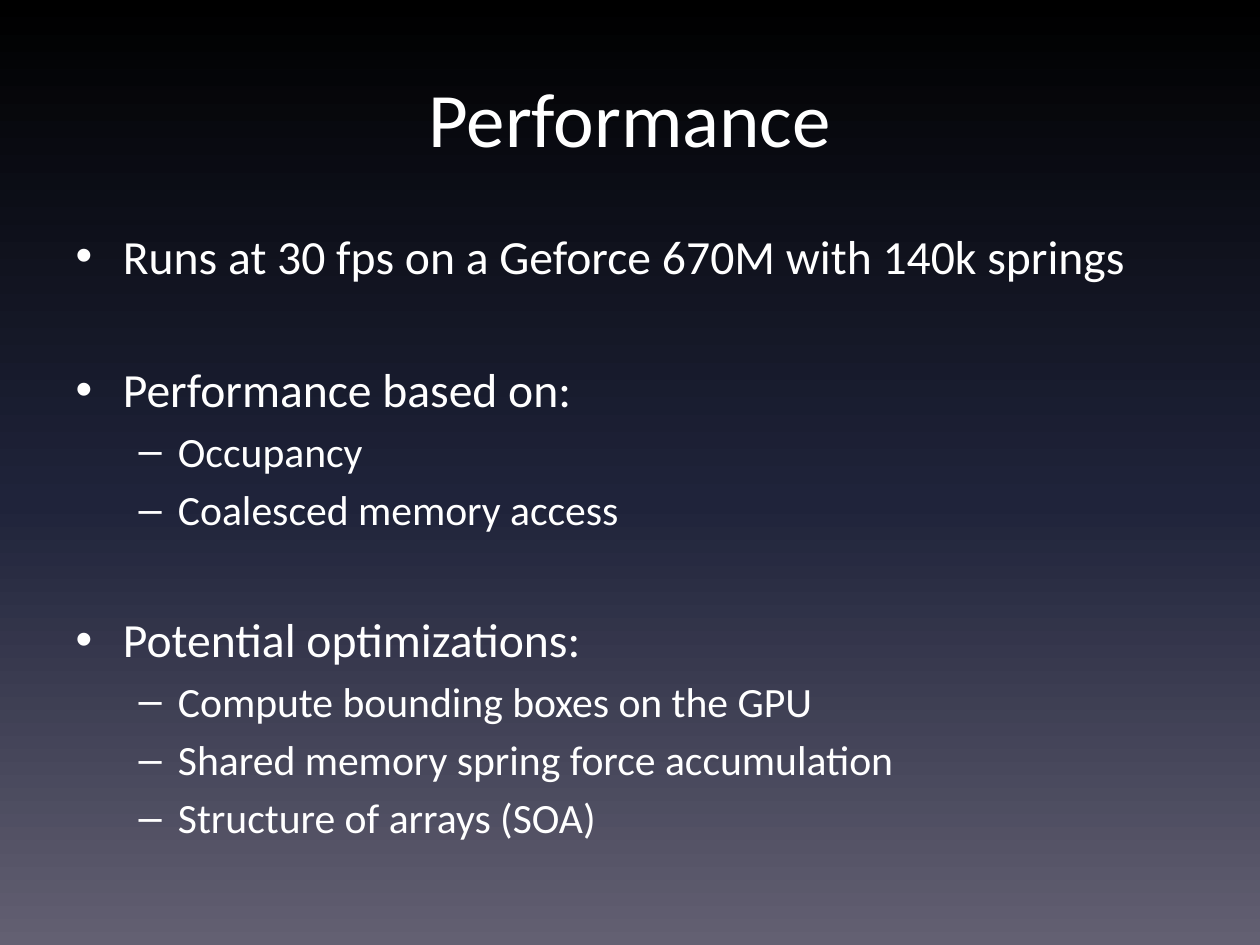
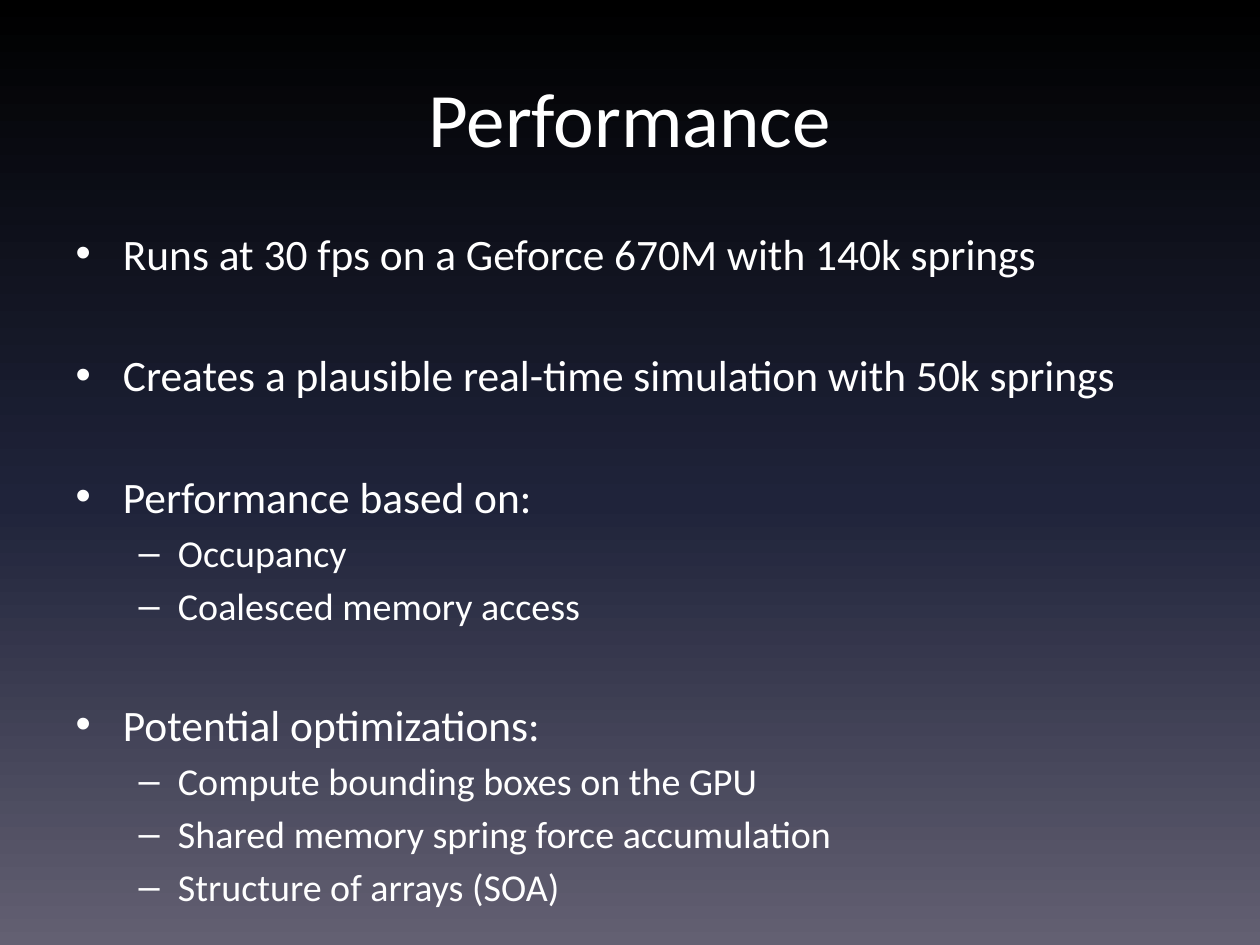
Before and after one commit to lemms/SiggraphAsiaDemo2012, a slide deck: slide 44 of PixarGPUSiggraphAsia2012.pptx. Drawn at 1260x945 pixels with LibreOffice and Linux fonts; fonts in the diff are those of the drawing. Boxes give left, top, right and bottom in pixels: in the first picture for what was removed or moved away, otherwise in the second. Text is boxed around its words. In the diff, an @@ line names an element or a change of style, - is before the commit and + after.

```diff
--- a/PixarGPUSiggraphAsia2012.pptx
+++ b/PixarGPUSiggraphAsia2012.pptx
@@ text at (123,240,1036,855): size 27.2 to 24.8 pt in "Runs at 30 fps on a Geforce ...", "Performance based on:", "Potential optimizations:"; size 23.8 to 21.7 pt in "Occupancy", "Coalesced memory access", "Compute bounding boxes on the GPU", "Shared memory spring force accumulation" and 1 more places @@
@@ text at (123,361,1115,399): paragraph added @@
+• Creates a plausible real-time simulation with 50k springs
```
Also in this commit, not shown: 5 other files.
